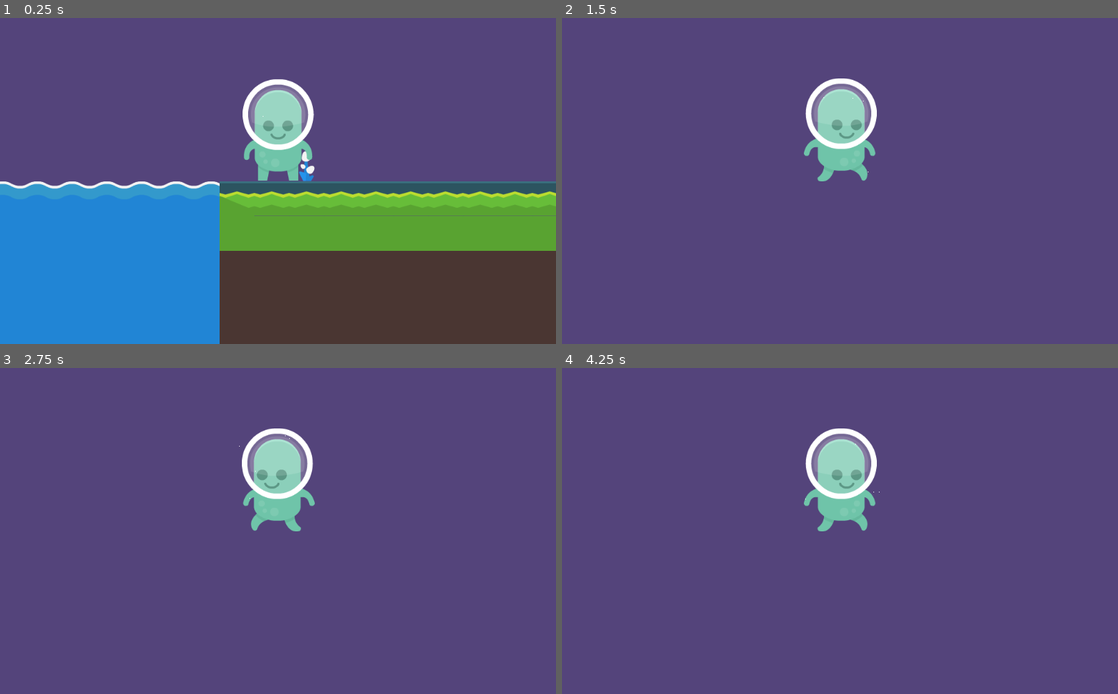
Above: before the commit, frames 1-4 (two rows, left to right).
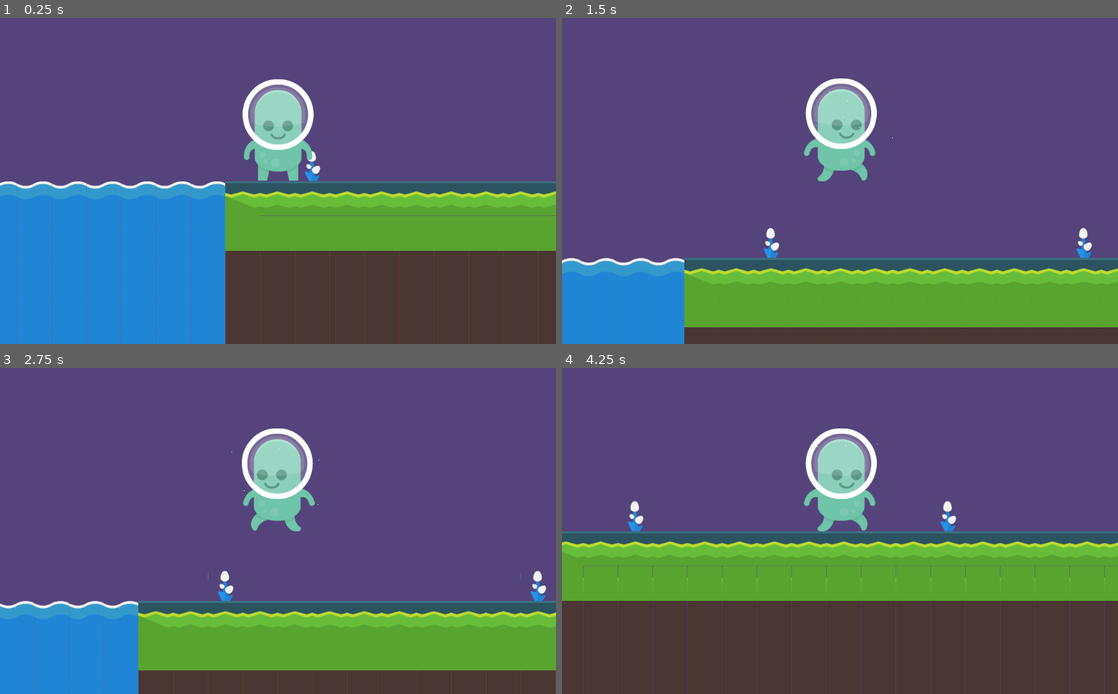
Above: after the commit, the same moments.

Repository: bsu-cs315/P2-Jewel-Thief
Game: Godot game, scene res://src/Level.tscn
Same seed, same stepped clock (60 frames per second), same inputs: the game is played once before the commit and once after it.
Inputs:
- Up to frame 1 (0.25 s): no input
- Up to frame 2 (1.5 s): tap Enter at 0.5 s; hold Right (move_right) from 0.53 s (still down); tap Space (jump) at 0.6, 0.77, 1.07, 1.35 s
- Up to frame 3 (2.75 s): tap Space (jump) at 1.52, 1.82, 2.1 s; release Right (move_right) at 2.03 s; hold Left (move_left) from 2.03 s (still down)
- Up to frame 4 (4.25 s): release Left (move_left) at 2.78 s; hold Right (move_right) from 2.78 s (still down); tap Space (jump) at 2.85, 3.02, 3.32, 3.6, 3.77, 4.07 s

The runs differ from the first frame. In frame 1, 2.3% of the frame differs, in the area x 0-100%, y 30-100%; in frame 2, 27%; in frame 3, 29%; in frame 4, 50%, in the area x 0-100%, y 23-100%.

Commit message:
Change to where player can only jump while on the ground

Diff:
--- a/project/src/Level.tscn
+++ b/project/src/Level.tscn
@@ -1034,7 +1034,7 @@
 shape = SubResource( 111 )
 
 [node name="Player" parent="." instance=ExtResource( 2 )]
-position = Vector2( -852.412, 498.09 )
+position = Vector2( -863.055, 510.407 )
 
 [node name="GreenJewel" parent="." instance=ExtResource( 3 )]
 position = Vector2( 907.735, 460.776 )
--- a/project/src/Player.gd
+++ b/project/src/Player.gd
@@ -1,23 +1,50 @@
 extends KinematicBody2D
 
-const GRAVITY = 7 # in pixels
-const JUMP = 425
 
-var velocity = Vector2.ZERO
+const RUN_SPEED = 200
+const JUMP_SPEED = -700
+const GRAVITY = 1200
+
+var velocity = Vector2()
+var jumping = false
 
 onready var animated_sprite := $AnimatedSprite
 
+func show_player_aurora(direction):
+	if direction.x == 0:
+		$PlayerAurora.hide()
+	else:
+		$PlayerAurora.show()
 
-func _physics_process(_delta):
-	var direction := Vector2(Input.get_action_strength("move_right") - Input.get_action_strength("move_left"), 0)
-	var linear_velocity = direction * 100
-	var _ignored = move_and_slide(linear_velocity)
+
+func get_input():
+	velocity.x = 0
+	var right = Input.is_action_pressed("move_right")
+	var left = Input.is_action_pressed('move_left')
+	var jump = Input.is_action_just_pressed("jump")
+
+	if jump and is_on_floor():
+		jumping = true
+		velocity.y = JUMP_SPEED
+	if right:
+		velocity.x += RUN_SPEED
+	if left:
+		velocity.x -= RUN_SPEED
+
+
+func _physics_process(delta):
+	get_input()
+
+	var move_left = Input.get_action_strength("move_left")
+	var move_right = Input.get_action_strength("move_right")
+	var direction := Vector2(move_right - move_left, 0)
 	animated_sprite.play("idle" if direction.x ==0 else "walk")
 	animated_sprite.scale.x = 1 if direction.x > 0 else -1
 
-	velocity.y += GRAVITY
+	show_player_aurora(direction)
 
-	if(Input.is_action_just_pressed("jump")):
-		velocity.y -= JUMP
+	velocity.y += GRAVITY * delta
 
-	velocity = move_and_slide(velocity)
+	if jumping and is_on_floor():
+		jumping = false
+	velocity = move_and_slide(velocity, Vector2(0, -1))
--- a/project/src/Player.tscn
+++ b/project/src/Player.tscn
@@ -7,14 +7,14 @@
 
 [sub_resource type="SpriteFrames" id=1]
 animations = [ {
+"frames": [ ExtResource( 2 ) ],
+"loop": true,
+"name": "idle",
+"speed": 5.0
+}, {
 "frames": [ ExtResource( 3 ), ExtResource( 1 ) ],
 "loop": true,
 "name": "walk",
-"speed": 5.0
-}, {
-"frames": [ ExtResource( 2 ) ],
-"loop": true,
-"name": "idle",
 "speed": 5.0
 } ]
 
@@ -43,3 +43,7 @@
 emission_rect_extents = Vector2( 100, 100 )
 gravity = Vector2( 0, 0 )
 initial_velocity = 5.0
+
+[node name="RayCast2D" type="RayCast2D" parent="."]
+position = Vector2( 0, 4.41309 )
+exclude_parent = false
